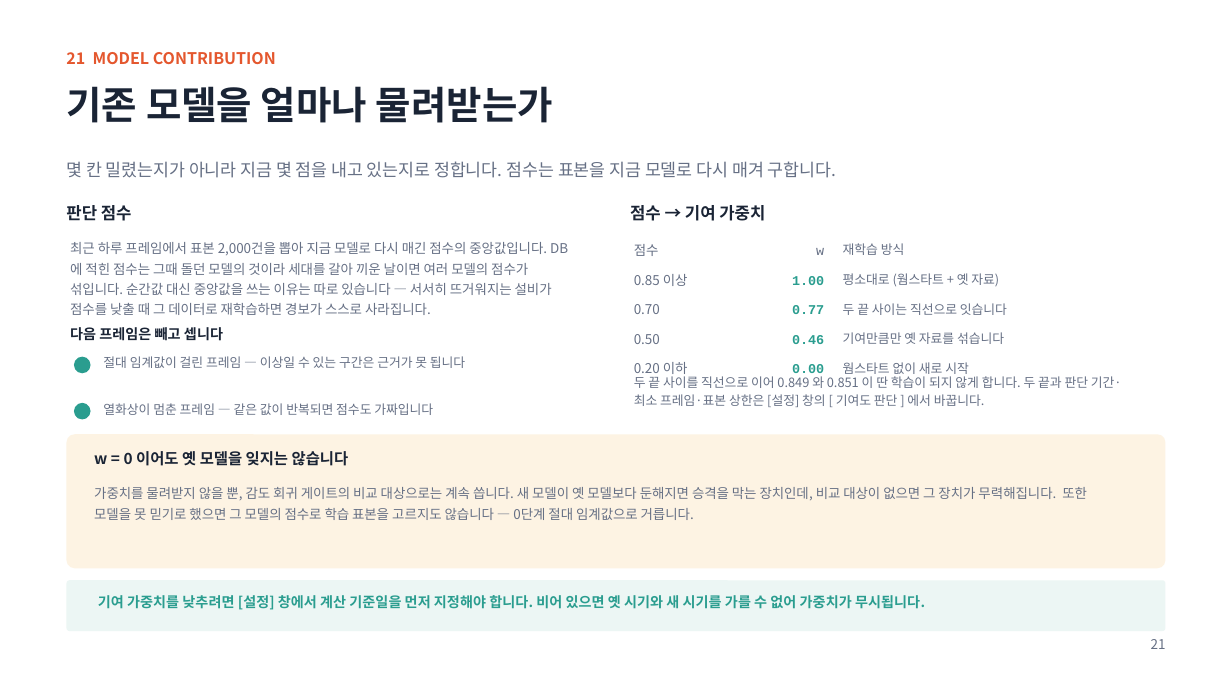
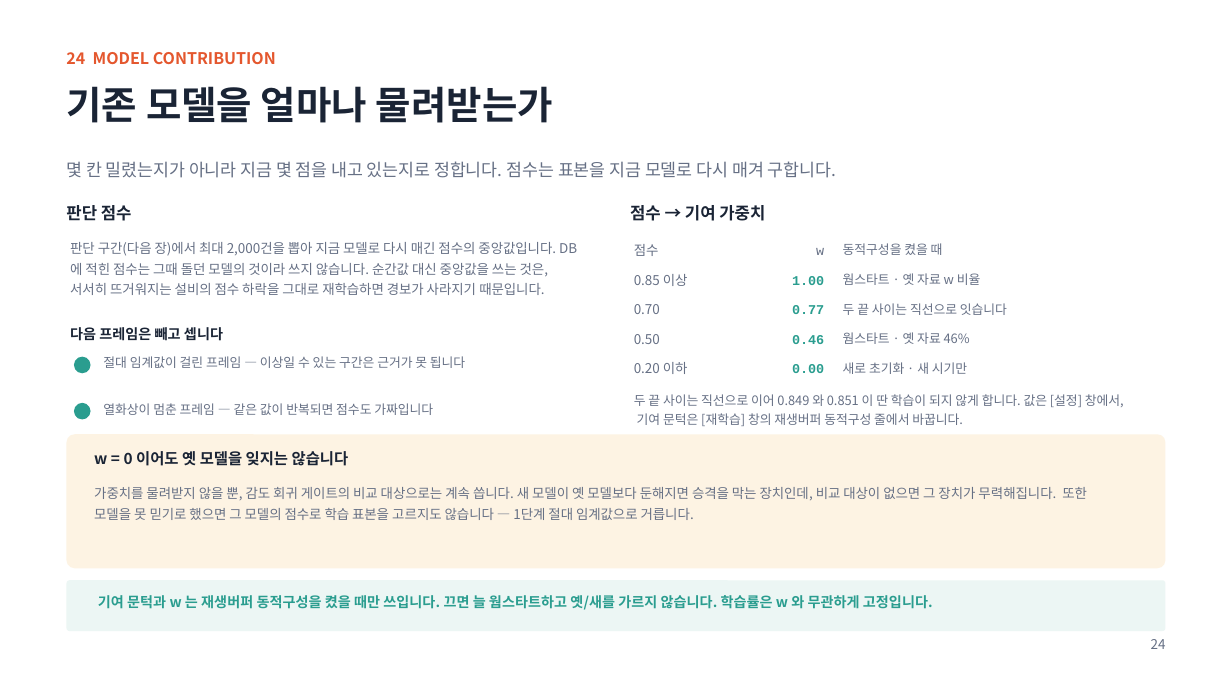
Before and after one commit to oskwon65/MultiModal_FireCam, a slide deck: slide 25 of 멀티모달_화재감지_모니터링_설치매뉴얼.pptx (slide 22 before the commit). Drawn at 1232x693 pixels with LibreOffice and Linux fonts; fonts in the diff are those of the drawing. Boxes give left, top, right and bottom in pixels: in the first picture for what was removed or moved away, otherwise in the second. Text is boxed around its words. In the diff, an @@ line names an element or a change of style, - is before the commit and + after.

```diff
--- a/멀티모달_화재감지_모니터링_설치매뉴얼.pptx
+++ b/멀티모달_화재감지_모니터링_설치매뉴얼.pptx
@@ text at bbox=[66, 52, 276, 64]: text changed @@
-21 MODEL CONTRIBUTION
+24 MODEL CONTRIBUTION
@@ text at bbox=[70, 242, 577, 295]: text changed @@
-최근 하루 프레임에서 표본 2,000건을 뽑아 지금 모델로 다시 매긴 점수의 중앙값입니다. DB 에 적힌 점수는 그때 돌던 모델의 것이라 세대를 갈아 끼운 날이면 여러 모델의 점수가 섞입니다. 순간값 대신 중앙값을 쓰는 이유는 따로 있습니다 — 서서히 뜨거워지는 설비가 점수를 낮출 때 그 데이터로 재학습하면 경보가 스스로 사라집니다.
+판단 구간(다음 장)에서 최대 2,000건을 뽑아 지금 모델로 다시 매긴 점수의 중앙값입니다. DB 에 적힌 점수는 그때 돌던 모델의 것이라 쓰지 않습니다. 순간값 대신 중앙값을 쓰는 것은, 서서히 뜨거워지는 설비의 점수 하락을 그대로 재학습하면 경보가 사라지기 때문입니다.
@@ text at bbox=[843, 243, 943, 255]: text changed @@
-재학습 방식
+동적구성을 켰을 때
@@ text at bbox=[843, 273, 981, 285]: text changed @@
-평소대로 (웜스타트 + 옛 자료)
+웜스타트 · 옛 자료 w 비율
@@ text at bbox=[843, 332, 970, 344]: text changed @@
-기여만큼만 옛 자료를 섞습니다
+웜스타트 · 옛 자료 46%
@@ text at bbox=[843, 362, 967, 374]: text changed @@
-웜스타트 없이 새로 시작
+새로 초기화 · 새 시기만
@@ text at bbox=[634, 394, 1124, 426]: text changed @@
-두 끝 사이를 직선으로 이어 0.849 와 0.851 이 딴 학습이 되지 않게 합니다. 두 끝과 판단 기간·최소 프레임·표본 상한은 [설정] 창의 [ 기여도 판단 ] 에서 바꿉니다.
+두 끝 사이는 직선으로 이어 0.849 와 0.851 이 딴 학습이 되지 않게 합니다. 값은 [설정] 창에서, 기여 문턱은 [재학습] 창의 재생버퍼 동적구성 줄에서 바꿉니다.
@@ text at bbox=[94, 487, 1087, 520]: text changed @@
-가중치를 물려받지 않을 뿐, 감도 회귀 게이트의 비교 대상으로는 계속 씁니다. 새 모델이 옛 모델보다 둔해지면 승격을 막는 장치인데, 비교 대상이 없으면 그 장치가 무력해집니다. 또한 모델을 못 믿기로 했으면 그 모델의 점수로 학습 표본을 고르지도 않습니다 — 0단계 절대 임계값으로 거릅니다.
+가중치를 물려받지 않을 뿐, 감도 회귀 게이트의 비교 대상으로는 계속 씁니다. 새 모델이 옛 모델보다 둔해지면 승격을 막는 장치인데, 비교 대상이 없으면 그 장치가 무력해집니다. 또한 모델을 못 믿기로 했으면 그 모델의 점수로 학습 표본을 고르지도 않습니다 — 1단계 절대 임계값으로 거릅니다.
@@ text at bbox=[98, 595, 933, 610]: text changed @@
-기여 가중치를 낮추려면 [설정] 창에서 계산 기준일을 먼저 지정해야 합니다. 비어 있으면 옛 시기와 새 시기를 가를 수 없어 가중치가 무시됩니다.
+기여 문턱과 w 는 재생버퍼 동적구성을 켰을 때만 쓰입니다. 끄면 늘 웜스타트하고 옛/새를 가르지 않습니다. 학습률은 w 와 무관하게 고정입니다.
@@ text at bbox=[1151, 639, 1166, 649]: text changed @@
-21
+24
```
Also in this commit, not shown: 11 other slides changed, 4 slides added, 46 other files.
